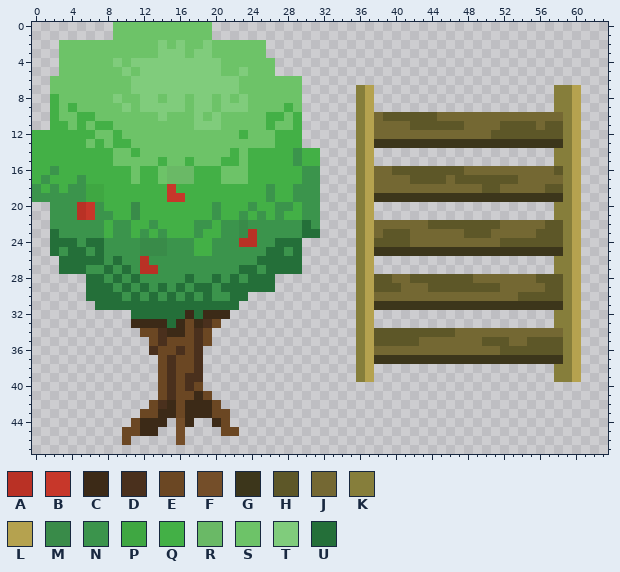
Pixel-art sprite -- server/public/assets/game/tilesets/tree_tile_demo.png. The first picture shows the starting point.
The file is 64x48 pixels. Colours within 5 levels of each other are drawn and written as one.
Palette (. is transparent): A #b93125  B #c7372a  C #3c2a17  D #4a301d  E #6b4723  F #744e29  G #3c361b  H #5d5728  J #746833  K #867e3b  L #b5a24f  M #398b49  N #3b944c  P #3fa742  Q #43b046  R #6ab966  S #6dc368  T #80cc7c  U #246f39
Pixels before (only the part around the change), first column x 30:
 0 ..................................
 1 ..................................
 2 ..................................
 3 ..................................
 4 ..................................
 5 ..................................
 6 ..................................
 7 ......KL....................KKL...
 8 ......KL....................KKL...
 9 ......KL....................KKL...
10 ......KLJHHHHHHJJJJJJJJJJJJJJKL...
11 ......KLJJJJHHHHHHJJJJHHHHJHHKL...
12 ......KLJJJJJJJJJJJJJHHHHHHHHKL...
13 ......KLGGGGGGGGGGGGGGGGGGGGGKL...
14 QQ....KL....................KKL...
15 QQ....KL....................KKL...
16 NN....KLJJHHHHHHHHJJJJJJJJJJHKL...
17 NN....KLJJJJHHHHJHHHHHHHJJJJJKL...
18 NN....KLJJJJJJJJJJJJHHJJJJJHHKL...
19 NN....KLGGGGGGGGGGGGGGGGGGGGGKL...
20 NN....KL....................KKL...
21 NN....KL....................KKL...
22 UN....KLJJJJJJHHHHHHHHJJJJJHHKL...
23 UU....KLJHHHJJJJJJHHHJJJJJHHHKL...
24 ......KLHHHHJJJJJJJJJJHHHHHHHKL...
25 ......KLGGGGGGGGGGGGGGGGGGGGGKL...
26 ......KL....................KKL...
27 ......KL....................KKL...
28 ......KLHHJJHHHHHHHJJJJJJJHHHKL...
29 ......KLHHHJJJHHHHHHHHJJJJJHHKL...
30 ......KLJJJJJJJJJJJJJJJJHHHHHKL...
31 ......KLGGGGGGGGGGGGGGGGGGGGGKL...
32 ......KL....................KKL...
33 ......KL....................KKL...
34 ......KLHHHHHHHHHJJJJJJJJJJJJKL...
35 ......KLHHHHHJJJJJJJHHHJJHHHHKL...
36 ......KLJJJJJJJJJJJJJJHHHHHHHKL...
37 ......KLGGGGGGGGGGGGGGGGGGGGGKL...
38 ......KL....................KKL...
39 ......KL....................KKL...
40 ..................................
41 ..................................
42 ..................................
43 ..................................
44 ..................................
45 ..................................
46 ..................................
47 ..................................
Once edited:
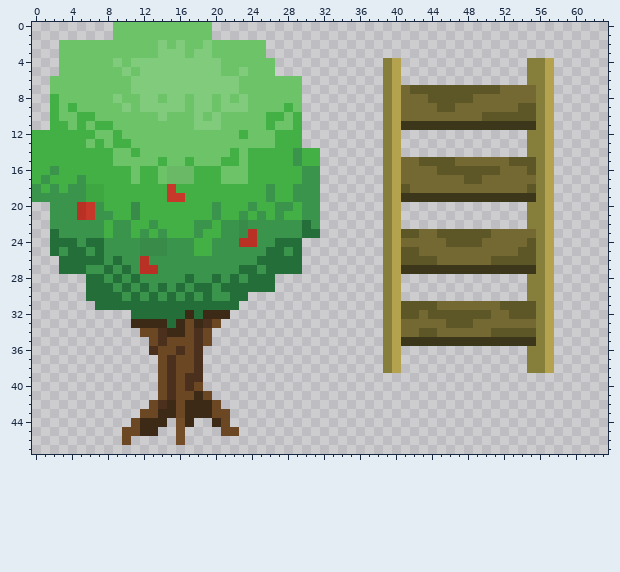
Edits made:
Changed rows in their new state; - is an unchanged pixel.
first column x 36:
 4 ---KL--------------KKL---
 5 ---KL--------------KKL---
 6 ---KL--------------KKL---
 7 ..-KLJHHHHHHHHHHJJJJKL...
 8 ..-KLJJJHHHHHJJJJJJJKL...
 9 ..-KLJJJJHHJJJJJJJHHKL...
10 ...KLJJJJ-----HHHHHHKL...
11 ...KLGGGGGGGGGGGGGGGKL...
12 ...KL..............KKL...
13 ...KL..............KKL...
14 ..-KL--------------KKL...
15 ..-KLJJHHHHJJJJJJHHHKL...
16 ...KLJJJJ---HHHH---HKL...
17 ...KL-JJJJ-J--JJJJ--KL...
18 ...KLH--------JJ---HKL...
19 ...KL---------------KL...
20 ..-KL--------------KKL...
21 ..-KL--------------KKL...
22 ...KL..............KKL...
23 ...KL-H--HHH--------KL...
24 ...KLJ----HHHH--JJJ-KL...
25 ...KLHHJJJJJJJJJJJHHKL...
26 ..-KLHHHHJJJJJJHHHHHKL...
27 ..-KLGGGGGGGGGGGGGGGKL...
28 ...KL..............KKL...
29 ...KL..............KKL...
30 ...KL..............KKL...
31 ...KLHHHHJJJJJJJHHHHKL...
32 ..-KLHHJHHHHHHHJJHHHKL...
33 ..-KLJJJJJHHHJJJJJJJKL...
34 ...KLJJ--JJ----HHHHHKL...
35 ...KLGGGGGGGGGGGGGGGKL...
36 ...KL..............KKL...
37 ...KL..............KKL...
38 ..-KL--------------KKL...
39 ..--------------------...
